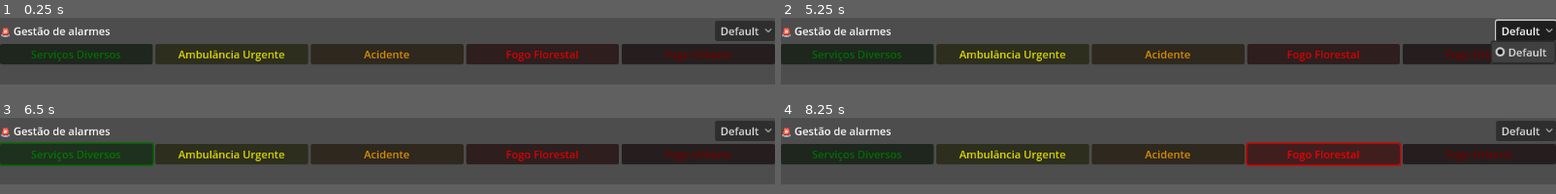
Above: before the commit, frames 1-4 (two rows, left to right).
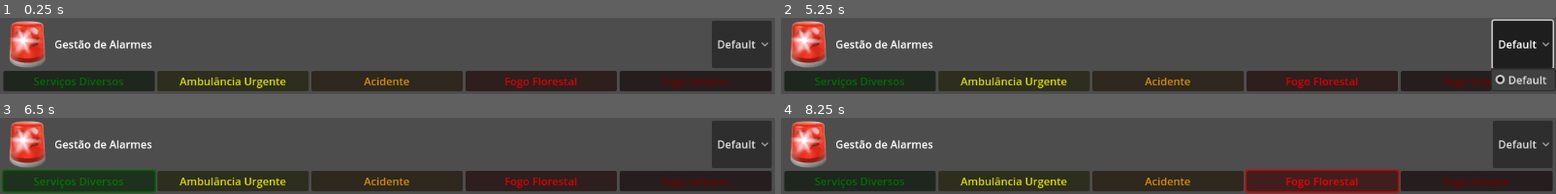
Above: after the commit, the same moments.

Repository: Acinonyx-Studio/larman
Game: Godot game, scene res://main.tscn
Two runs of this game, one before a commit and one after it. Both use one fixed random seed, a clock stepped at 60 frames per second and the inputs below.
Inputs:
- Up to frame 1 (0.25 s): no input
- Up to frame 2 (5.25 s): click "Default" at 0.5 s; click "Serviços Diversos" at 1.25 s; click "Ambulância Urgente" at 2 s; click "Acidente" at 2.75 s; click "Fogo Florestal" at 3.5 s; click "Fogo Urbano" at 4.25 s; click "Default" at 5 s
- Up to frame 3 (6.5 s): click "Serviços Diversos" at 5.75 s
- Up to frame 4 (8.25 s): click "Ambulância Urgente" at 6.5 s; click "Acidente" at 7.25 s; click "Fogo Florestal" at 8 s
The window is 799x69 before the commit and 799x79 after it. Grey fills any space a smaller window leaves; there, only what the larger window draws over its background counts as a difference.

The runs differ from the first frame. In frame 1, 54% of the frame differs, in the area x 0-100%, y 3-97%; in frame 2, 54%; in frame 3, 56%; in frame 4, 56%, in the area x 0-100%, y 3-99%.

Commit message:
support externally imported audio files

Diff:
--- a/alarmButton.tscn
+++ b/alarmButton.tscn
@@ -2,17 +2,19 @@
 
 [ext_resource type="Script" path="res://src/alarm_button.gd" id="1_s8qpx"]
 
-[node name="Button" type="Button" groups=["alarm_btn"]]
-anchors_preset = 14
-anchor_top = 0.5
+[node name="HBoxContainer" type="HBoxContainer"]
+anchors_preset = 15
 anchor_right = 1.0
-anchor_bottom = 0.5
-offset_top = -15.5
-offset_bottom = 15.5
+anchor_bottom = 1.0
 grow_horizontal = 2
 grow_vertical = 2
 size_flags_horizontal = 3
-text = "Botão Alarme"
+size_flags_vertical = 3
 script = ExtResource("1_s8qpx")
 
-[connection signal="button_up" from="." to="." method="_on_button_up"]
+[node name="Button" type="Button" parent="." groups=["alarm_btn"]]
+layout_mode = 2
+size_flags_horizontal = 3
+text = "Botão Alarme"
+
+[connection signal="button_up" from="Button" to="." method="_on_button_up"]
--- a/config.cfg
+++ /dev/null
@@ -1,6 +0,0 @@
-[	{ "label": "Serviços Diversos", "color": "(0, 0.5, 0, 1)", "audioPath": "res://assets/audio1.wav", "announce": "res://assets/announce.wav" },
-	{ "label": "Ambulância Urgente", "color": "(1, 1, 0, 1)", "audioPath": "res://assets/audio2.wav", "announce": "res://assets/announce.wav" },
-	{ "label": "Acidente", "color": "(1, 0.647, 0, 1)", "audioPath": "res://assets/audio3.wav", "announce": "res://assets/announce.wav" },
-	{ "label": "Fogo Florestal", "color": "(1, 0, 0, 1)", "audioPath": "res://assets/audio4.wav", "announce": "res://assets/announce.wav" },
-	{ "label": "Fogo Urbano", "color": "(0.5, 0, 0, 1)", "audioPath": "res://assets/audio5.wav", "announce": "res://assets/announce.wav" },
-]
--- a/main.tscn
+++ b/main.tscn
@@ -1,7 +1,10 @@
-[gd_scene load_steps=3 format=3 uid="uid://cu4kg5ainok6m"]
+[gd_scene load_steps=5 format=3 uid="uid://cu4kg5ainok6m"]
 
 [ext_resource type="Script" path="res://src/main.gd" id="1_88swe"]
 [ext_resource type="PackedScene" uid="uid://b7cbe4ihv8dlf" path="res://alarmButton.tscn" id="2_ok55k"]
+[ext_resource type="Texture2D" uid="uid://eefax6y5iufg" path="res://icon.png" id="2_y5p0o"]
+
+[sub_resource type="StyleBoxEmpty" id="StyleBoxEmpty_162qc"]
 
 [node name="Control" type="Control"]
 layout_mode = 3
@@ -12,40 +15,52 @@
 grow_vertical = 2
 script = ExtResource("1_88swe")
 
-[node name="VBoxContainer" type="VBoxContainer" parent="."]
+[node name="MarginContainer" type="MarginContainer" parent="."]
 layout_mode = 1
-anchors_preset = 14
-anchor_top = 0.5
+anchors_preset = 15
 anchor_right = 1.0
-anchor_bottom = 0.5
-offset_top = -33.0
-offset_bottom = 33.0
+anchor_bottom = 1.0
 grow_horizontal = 2
 grow_vertical = 2
+theme_override_constants/margin_left = 5
+theme_override_constants/margin_top = 5
+theme_override_constants/margin_right = 5
+theme_override_constants/margin_bottom = 5
 
-[node name="HBoxContainer2" type="HBoxContainer" parent="VBoxContainer"]
+[node name="VBoxContainer" type="VBoxContainer" parent="MarginContainer"]
 layout_mode = 2
 
-[node name="Label" type="Label" parent="VBoxContainer/HBoxContainer2"]
+[node name="HBoxContainer2" type="HBoxContainer" parent="MarginContainer/VBoxContainer"]
 layout_mode = 2
-text = "🚨 Gestão de alarmes"
 
-[node name="Spacer" type="Control" parent="VBoxContainer/HBoxContainer2"]
+[node name="Button" type="Button" parent="MarginContainer/VBoxContainer/HBoxContainer2"]
 layout_mode = 2
 size_flags_horizontal = 3
+theme_override_colors/font_disabled_color = Color(1, 1, 1, 1)
+theme_override_colors/icon_disabled_color = Color(1, 1, 1, 1)
+theme_override_styles/disabled = SubResource("StyleBoxEmpty_162qc")
+disabled = true
+text = "Gestão de Alarmes"
+icon = ExtResource("2_y5p0o")
+alignment = 0
 
-[node name="AudioSources" type="OptionButton" parent="VBoxContainer/HBoxContainer2"]
+[node name="AudioSources" type="OptionButton" parent="MarginContainer/VBoxContainer/HBoxContainer2"]
+unique_name_in_owner = true
 layout_mode = 2
 
-[node name="AlarmButtons" type="HBoxContainer" parent="VBoxContainer"]
+[node name="AlarmButtons" type="HBoxContainer" parent="MarginContainer/VBoxContainer"]
+unique_name_in_owner = true
 layout_mode = 2
 
-[node name="Button" parent="VBoxContainer/AlarmButtons" instance=ExtResource("2_ok55k")]
+[node name="Button" parent="MarginContainer/VBoxContainer/AlarmButtons" instance=ExtResource("2_ok55k")]
 layout_mode = 2
 
-[node name="Button6" parent="VBoxContainer/AlarmButtons" instance=ExtResource("2_ok55k")]
+[node name="Button6" parent="MarginContainer/VBoxContainer/AlarmButtons" instance=ExtResource("2_ok55k")]
 layout_mode = 2
 
-[node name="Debug" type="Label" parent="VBoxContainer"]
+[node name="Debug" type="Label" parent="MarginContainer/VBoxContainer"]
 unique_name_in_owner = true
+visible = false
 layout_mode = 2
+
+[connection signal="button_up" from="MarginContainer/VBoxContainer/HBoxContainer2/Button" to="." method="_on_button_button_up"]
--- a/project.godot
+++ b/project.godot
@@ -18,7 +18,7 @@
 
 [display]
 
-window/size/viewport_height=100
+window/size/viewport_height=115
 
 [rendering]
 
--- a/src/alarm_button.gd
+++ b/src/alarm_button.gd
@@ -1,8 +1,13 @@
-extends Button
+extends HBoxContainer
 @export var label: String = "Botão Alarme"
 @export var color: Color = Color(0,0,0)
 @export var audioPath: String = "res://assets/audio1.wav"
 @export var announce: String = "res://assets/announce.wav"
+
+
+
+@onready var file_select: Button = $FileSelect
+@onready var button: Button = $Button
 
 var parent
 
@@ -13,9 +18,34 @@
 func _ready() -> void:
 	add_child(asp)
 
-	asp.stream = load(audioPath)
-	if not FileAccess.file_exists(audioPath):
-		parent.debug.text = "audio file "+str(audioPath)+" not found"
+	if audioPath.begins_with("res://"):
+		asp.stream = load(audioPath)
+	else:
+		var file = FileAccess.open(audioPath, FileAccess.READ)
+		if file:
+			var stream
+			var file_extension = audioPath.get_extension().to_lower()
+			match file_extension:
+				"wav":
+					stream = AudioStreamWAV.new()
+					stream.data = file.get_buffer(file.get_length())
+				"mp3":
+					stream = AudioStreamMP3.new()
+					stream.data = file.get_buffer(file.get_length())
+				"ogg":
+					stream = AudioStreamOggVorbis.new()
+					stream.data = file.get_buffer(file.get_length())
+				_:
+					parent.debug.text = "Unsupported audio format: " + file_extension
+					file.close()
+					return
+			asp.stream = stream
+			file.close()
+		else:
+			parent.debug.text = "Failed to open audio file: " + audioPath
+
+	if not asp.stream:
+		parent.debug.text = "Audio file not found or invalid: " + audioPath
 
 	add_child(ann_asp)
 	ann_asp.stream = load(announce)
@@ -25,7 +55,7 @@
 	modulate = color
 	ann_asp.connect("finished", Callable(self, "_on_AudioStreamPlayer_finished"))
 
-
+	button.text = label
 
 func _on_button_up() -> void:
 	for child in parent.alarm_buttons.get_children():
@@ -33,7 +63,6 @@
 			child.asp.stop()
 			child.ann_asp.stop()
 	ann_asp.play()
-	#asp.play()
 
 func _on_AudioStreamPlayer_finished() -> void:
 	asp.play()
--- a/src/main.gd
+++ b/src/main.gd
@@ -1,6 +1,6 @@
 extends Control
-@onready var audio_sources: OptionButton = $VBoxContainer/HBoxContainer2/AudioSources
-@onready var alarm_buttons: HBoxContainer = $VBoxContainer/AlarmButtons
+@onready var audio_sources: OptionButton = %AudioSources
+@onready var alarm_buttons: HBoxContainer = %AlarmButtons
 @onready var debug: Label = %Debug
 
 
@@ -53,7 +53,7 @@
 		var data = json.get_data()
 		for item in data:
 			var alarm_button_instance = ALARM_BUTTON.instantiate()
-			alarm_button_instance.text = item.label
+			alarm_button_instance.label = item.label
 			alarm_button_instance.parent = self
 
 			var color_components = item.color.substr(1, item.color.length() - 2).split(",")
@@ -78,3 +78,7 @@
 func _on_audio_output_selected(index: int):
 	var selected_device = AudioServer.get_output_device_list()[index]
 	AudioServer.output_device = selected_device
+
+
+func _on_button_button_up() -> void:
+	pass # Replace with function body.
Not shown, changed: export_presets.cfg
Not shown, changed: .github/workflows/web.yaml
